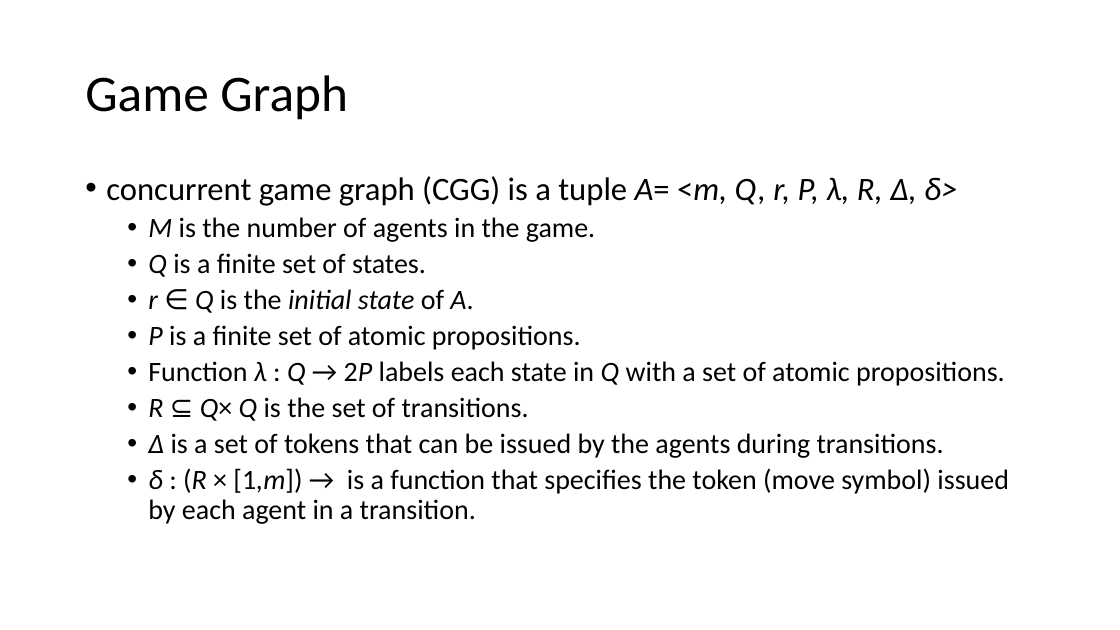
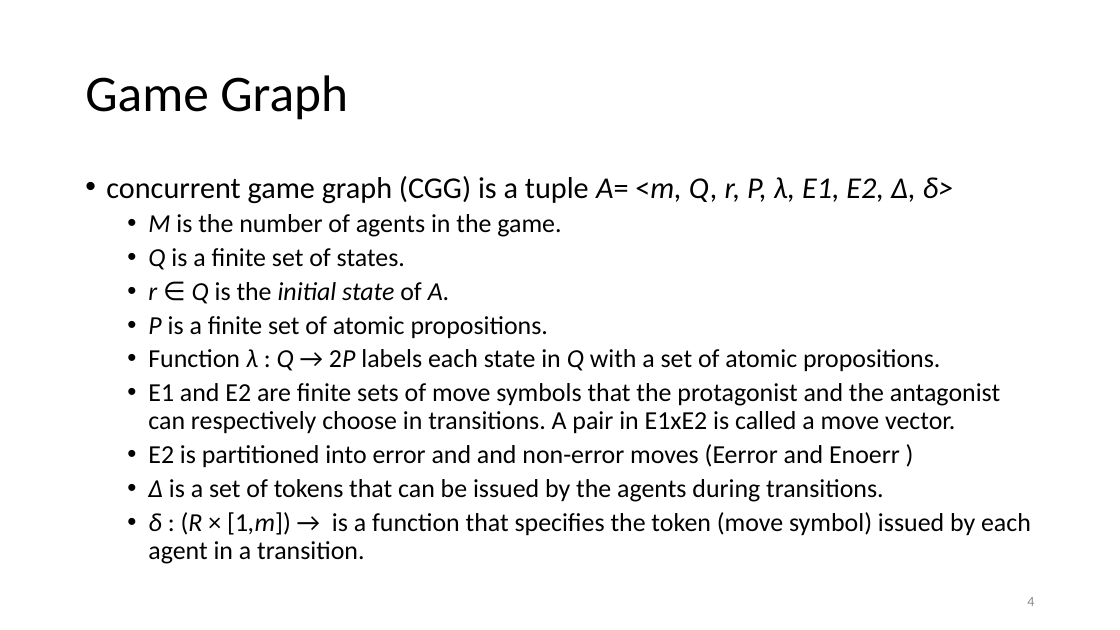
Before and after one commit to yyergg/graduate, a slide deck: slide 4 of def.pptx (slide 22 before the commit). Drawn at 1120x630 pixels with LibreOffice and Linux fonts; fonts in the diff are those of the drawing. Boxes give left, top, right and bottom in pixels: in the first picture for what was removed or moved away, otherwise in the second. Text is boxed around its words. In the diff, an @@ line names an element or a change of style, - is before the commit and + after.

```diff
--- a/def.pptx
+++ b/def.pptx
@@ text at [106,176,954,204]: text changed; size 28 to 25.9 pt @@
-• concurrent game graph (CGG) is a tuple A= <m, Q, r, P, λ, R, Δ, δ>
+• concurrent game graph (CGG) is a tuple A= <m, Q, r, P, λ, E1, E2, Δ, δ>
@@ text at [148,214,1031,564]: size 24 to 22.2 pt in "M is the number of agents in ...", "Q is a finite set of states.", "r ∈ Q is the initial state ...", "P is a finite set of atomic ..." and 3 more places @@
@@ text at [148,383,1000,468]: text changed; size 24 to 22.2 pt @@
-  • R ⊆ Q× Q is the set of transitions.
+  • E1 and E2 are finite sets of move symbols that the protagonist and the antagonist can respectively choose in transitions. A pair in E1xE2 is called a move vector.
+  • E2 is partitioned into error and and non-error moves (Eerror and Enoerr )
@@ page number added at [1027,597,1034,606], 12 pt, text #8C8C8C @@
+4
```
Also in this commit, not shown: 35 other slides changed, 4 slides added, 4 slides removed.
